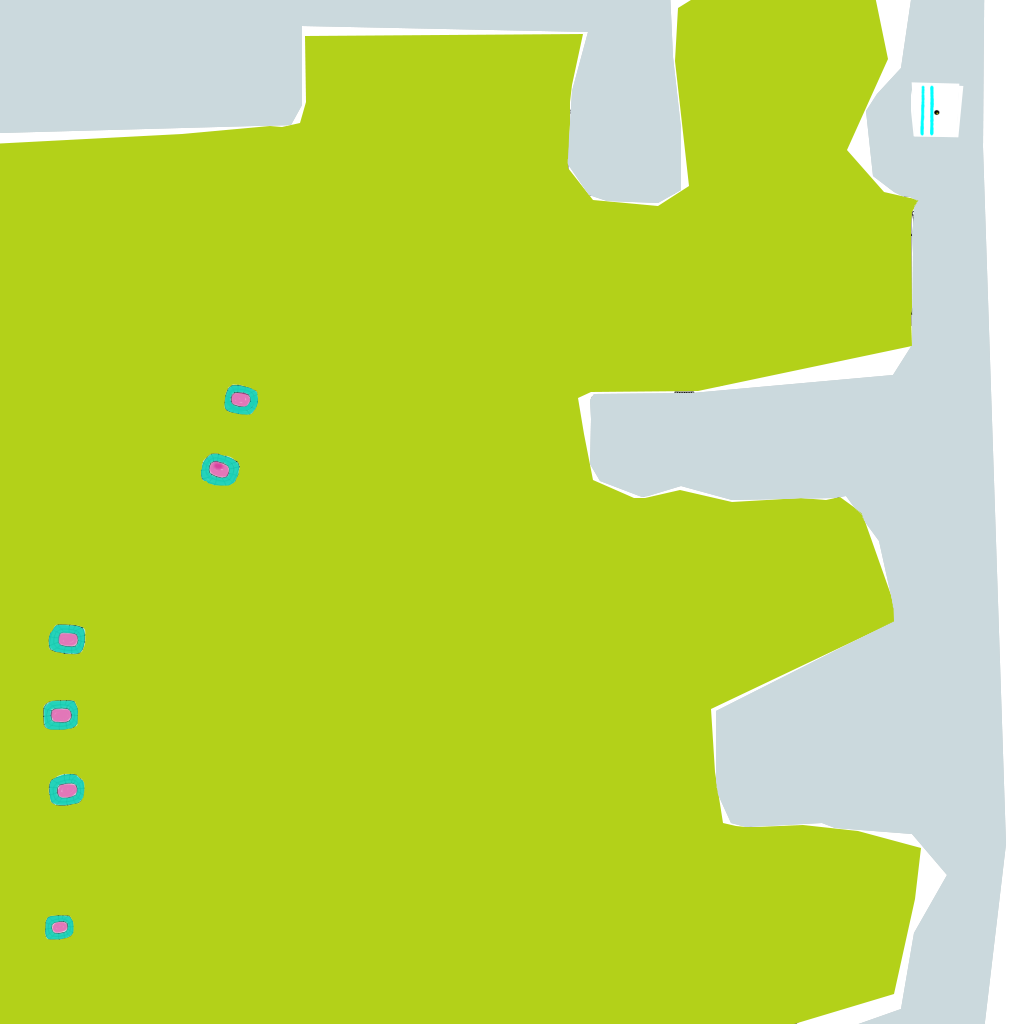
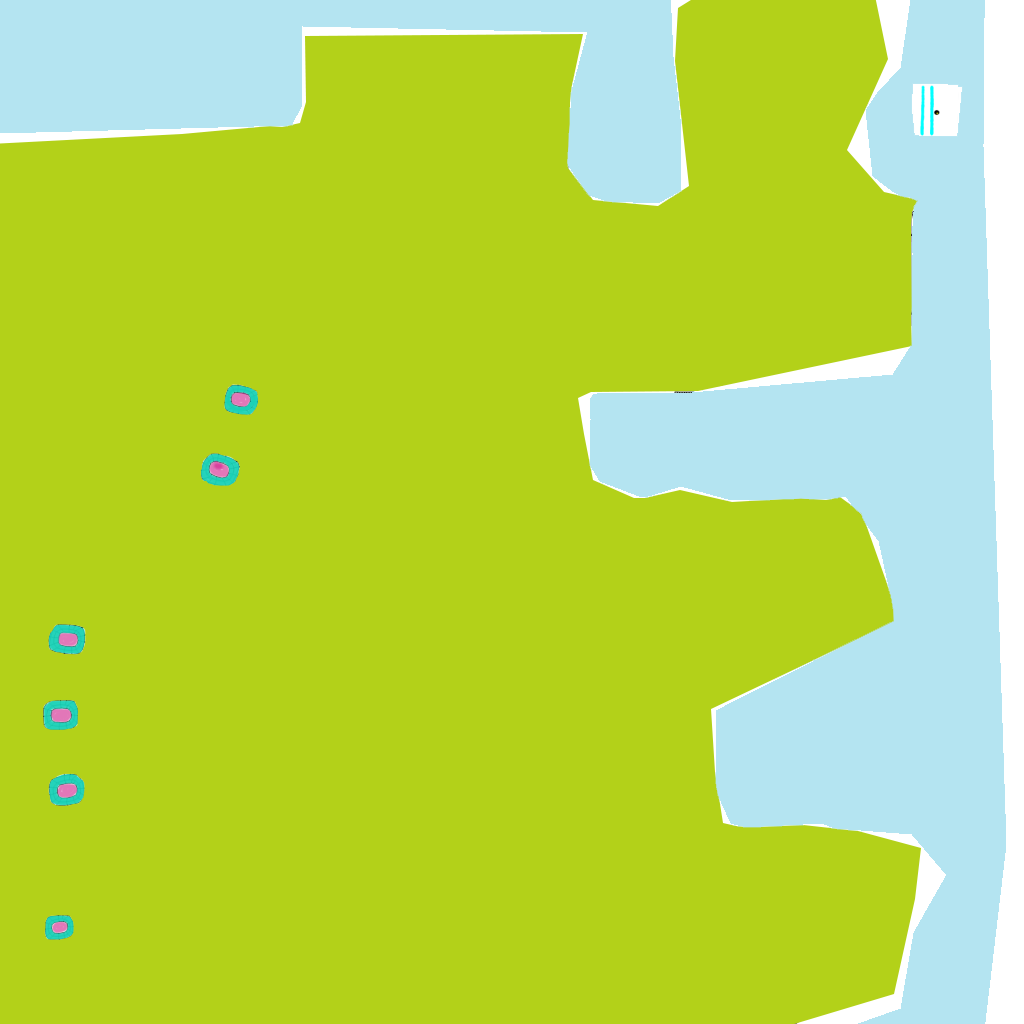
Comparing the layer stacks of the two (1024, 1024) images. Changes:
painted on "Layer 1" over <box>0,0,1006,1024</box>
